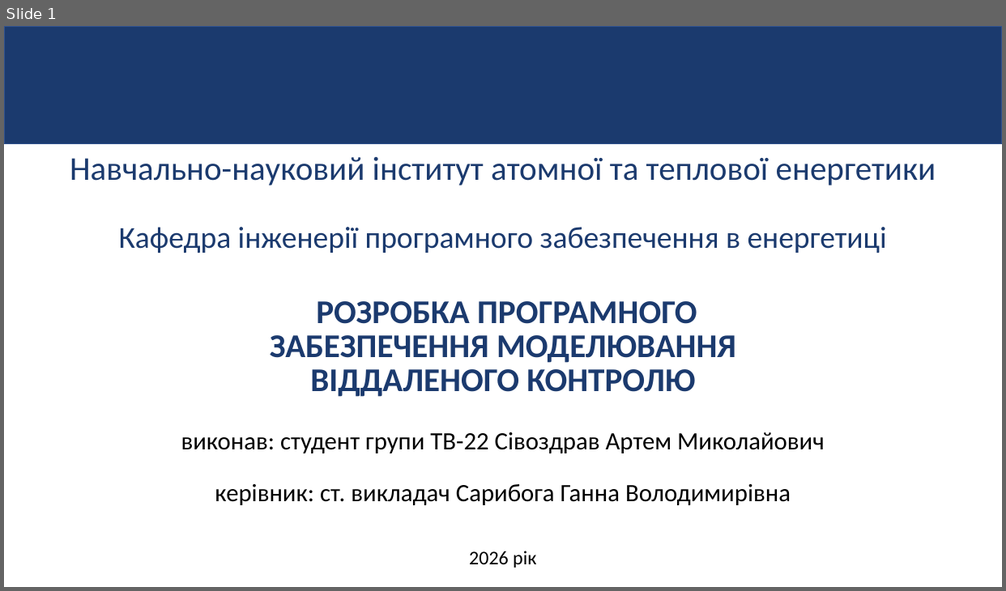
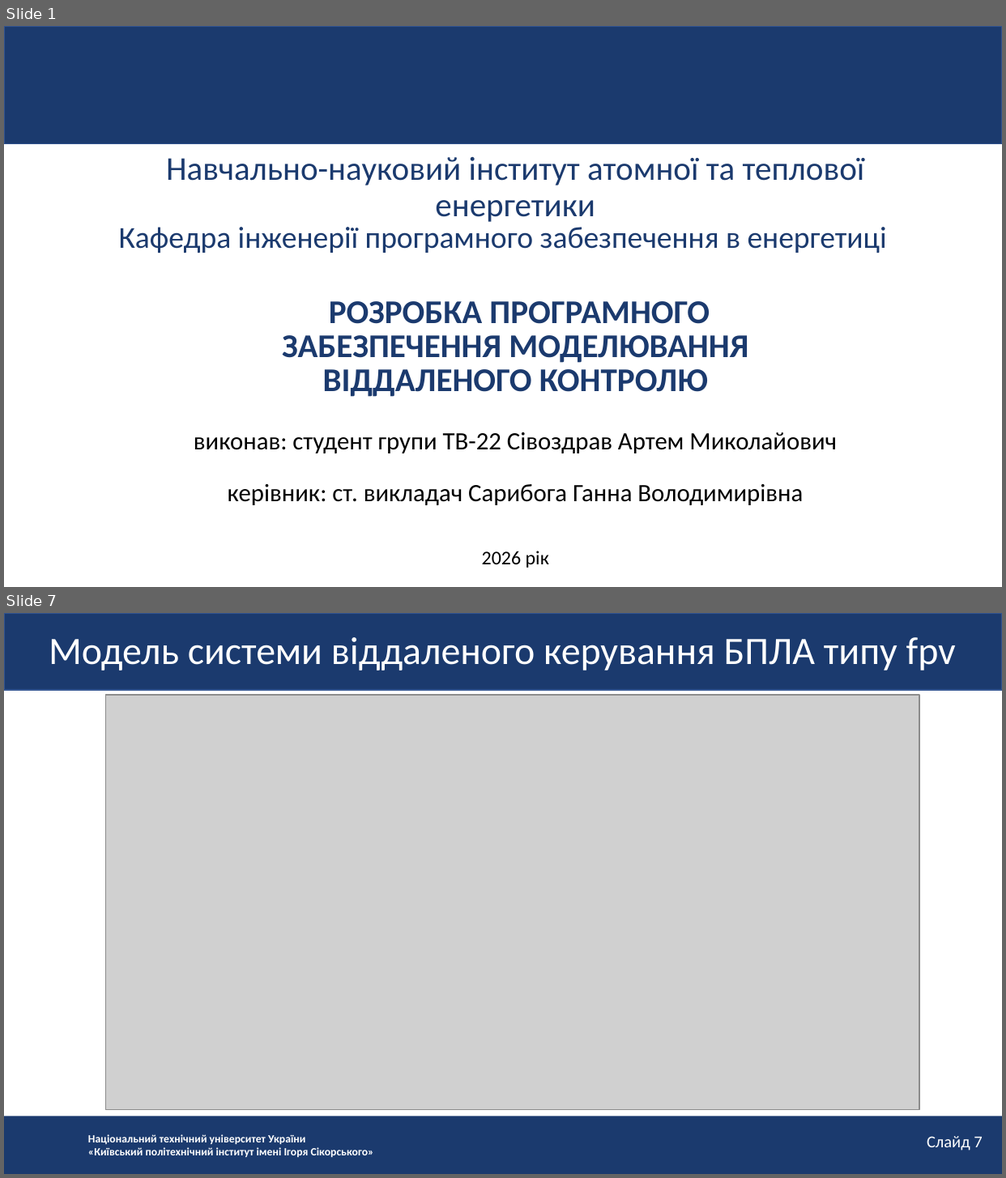
Before and after one commit to ArtemSivozdraw/diplom, a slide deck: Презентація на захист ПП Сівоздрав.pptx. Shown one above the other, each under a label of ours: slide 1 before the commit, slides 1 and 7 after it; the slides between them are not shown. The pictures are 1006x591 and 1006x1178 pixels, drawn with LibreOffice and Linux fonts; fonts in the diff are those of the drawing; grey boxes stand for pictures; background and template pictures are left out. Boxes give left, top, right and bottom in pixels: in the first picture for what was removed or moved away, otherwise in the second. Text is boxed around its words. In the diff, an @@ line names an element or a change of style, - is before the commit and + after.

```diff
--- a/Презентація на захист ПП Сівоздрав.pptx
+++ b/Презентація на захист ПП Сівоздрав.pptx
@@ slide 7 added at box(4, 613, 1002, 1174), background #FFFFFF @@
@@ rectangle added at box(4, 613, 1002, 690), fill #1B3A6E, outline #325490 1 pt @@
@@ text added at box(49, 637, 956, 671), 28 pt, text #FFFFFF @@
+Модель системи віддаленого керування БПЛА типу fpv
@@ picture added at box(106, 695, 919, 1110) @@
@@ rectangle added at box(4, 1116, 1002, 1174), fill #1B3A6E @@
@@ text added at box(88, 1135, 374, 1157), 8 pt, text #FFFFFF, bold @@
+Національний технічний університет України
+«Київський політехнічний інститут імені Ігоря Сікорського»
@@ text added at box(927, 1136, 982, 1151), 12 pt, text #FFFFFF @@
+Слайд 7
@@ slide 1 changed as well @@
@@ less space between paragraphs in 6 elements at box(194, 433, 837, 454), box(228, 484, 803, 506), box(282, 301, 748, 397), box(482, 551, 549, 568), box(166, 156, 865, 222), box(119, 227, 887, 253) @@
```
Also in this commit, not shown: 1 other slide changed, 13 other slides added, 8 slides removed.
